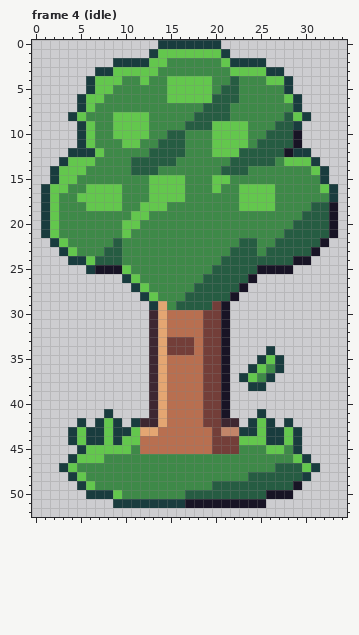
Pixel-art file, stored at art/needs/spot-tree@88.aseprite. Above is the file before it was changed.
35x53 pixels, 4 frames. Shown: frame 4 (idle). The commit also changed other frames, which this record leaves out.
After the commit:
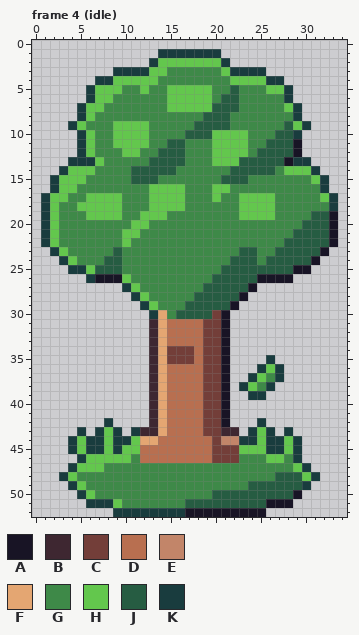
Palette (. is transparent): A #181425  B #3e2731  C #733e39  D #b86f50  E #c28569  F #e4a672  G #3e8948  H #63c74d  J #265c42  K #193c3e
What changed:
Changed rows in their new state; - is an unchanged pixel.
Frame 4 (idle):
first column x 1:
 0 -------------.......-------------
 1 ------------.KKKKKKK.------------
 2 --------....K-HHHHHHK....--------
 3 ------..KKKK-H------HKKKK..------
 4 -----.KK-HH-H-GGGGG--HHHHKK.-----
 5 --------H--H--------G----HH------
 6 ----.K-H-----------G-------K.----
 7 ------H-------HHHHH--J-----H-----
 8 ---.KH--GGGG-----G---------GK.---
 9 ---KHG----------G--JJGG---G-HK---
10 --------------GGJJJ------G--K----
11 --------H--H-G----------G--------
12 ---.-HG--HH-G---------HG---JA.---
13 --.KKKH---GG---J---HHH----JAKK.--
14 -.K--H-------JJ-----G--JJJ-HHHK.-
15 ----H-----JJJGGG---GJJJ-------H--
16 .K-H-GGGG-----------H-GGGG-----K.
17 --H-G--------------H-----------H-
18 ----H------G--HH--------------GGK
19 -----HHHH-G-HH--------HHHH---G---
20 ---------G-H----------------G----
21 ----------H----------------G-----
22 KHG-----GH------------GG--G----JA
23 -KHG---G-------------G---G----JA-
24 --KHGGG-------------G---G---JJA--
25 ---KKHJJJG---------G----JJJJAA---
26 -----KAAAHG-------G----JAAAA-----
27 ---------KHG-----G----JA---------
28 ----------KHG---G----JA----------
29 -----------KHG-G---JJA-----------
30 ------------K-GJJJJ--------------
33 --------------DDD----------------
34 -------------------------.-------
35 --------------CCC-------.K.------
36 -----------------------.KH-------
37 ----------------------.KHGK------
38 ----------------------KHGK-------
39 -----------------------KK--------
41 -------.----------------.--------
42 ----.-.K.-..--------A.-.K.-.-----
43 ---.K.---.KBBF----C-BB.---.K.----
44 ---------K-FF-------EEKK---------
45 ---KHKK-K-H-----------HHHKKH-----
46 ---.K--HHH-DDDDDDDDCCC---HH-K.---
47 --.KHHH-------------------GGHK.--
48 --KHG------------------GGG---HK--
49 ---KHG-------------GGGG-----JK---
50 ----KHGGG-------GGG------JJJA----
51 -----KKKHGGGGGGGJJJJJJJJJAAA-----
52 --------KKKKKKKKAAAAAAAAA--------
Changed places in both pictures, as pixel boxes (x1, y1, x2, y2):
changed: (41, 40, 338, 517)
